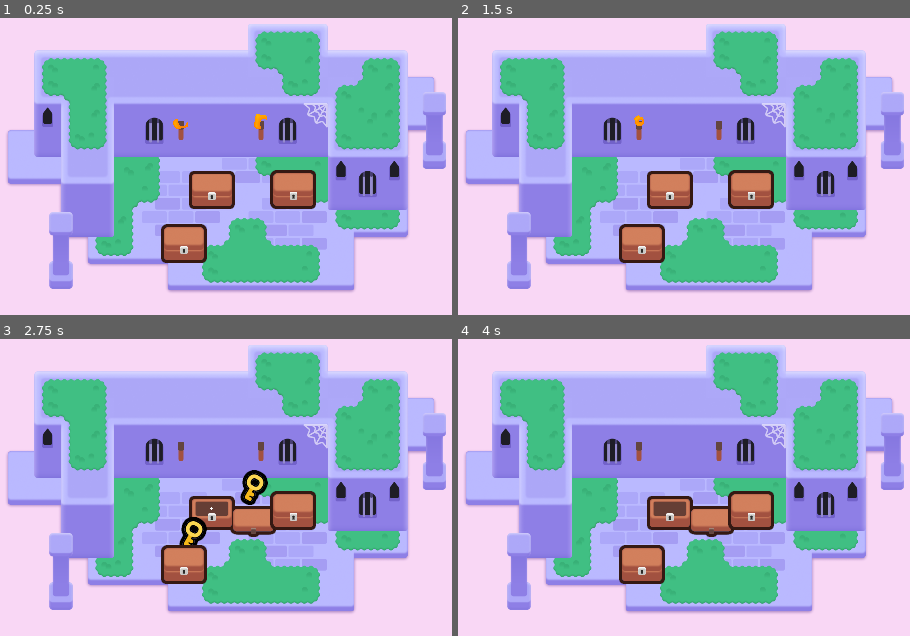
Above: before the commit, frames 1-4 (two rows, left to right).
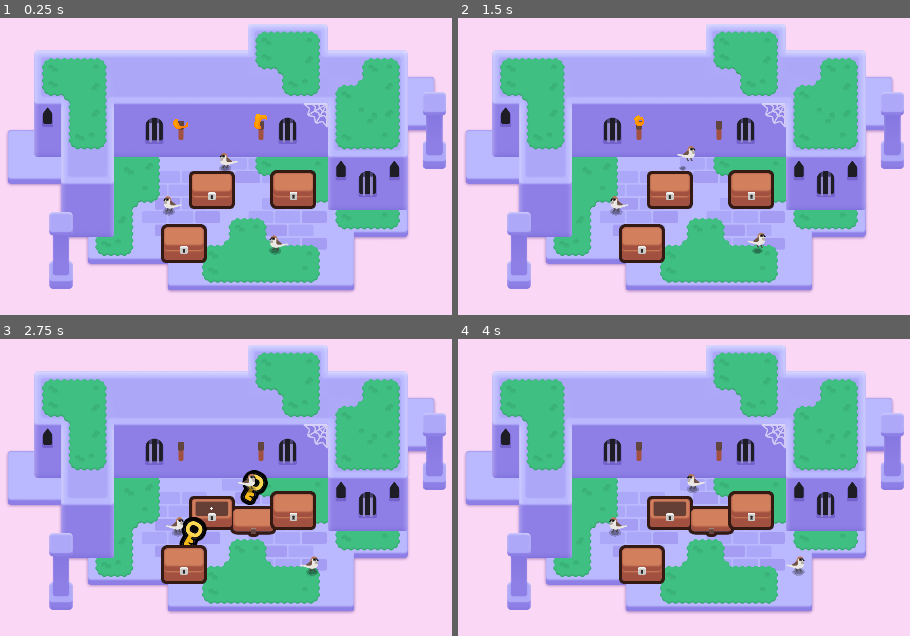
Above: after the commit, the same moments.

Repository: jonathanngkh/gdquest-jon
Game: Godot game, scene res://lessons/mini_dungeon.tscn
Same seed, same stepped clock (60 frames per second), same inputs: the game is played once before the commit and once after it.
Inputs (mouse positions are in pixels of both pictures, inside the frame that each line leads up to):
- Up to frame 1 (0.25 s): no input
- Up to frame 2 (1.5 s): tap Enter at 0.5 s; move the mouse to (720, 121) at 0.52 s; press the mouse at (720, 121) at 0.53 s; hold D (move_right) 0.53-1.28 s; tap Space at 0.77 s; move the mouse to (638, 121) at 1.27 s; release the mouse at (638, 121) at 1.28 s; hold S (move_down) from 1.28 s (still down); right-click (638, 121) at 1.35 s; click (638, 121) at 1.42 s
- Up to frame 3 (2.75 s): tap Space at 1.52, 2 s; move the mouse to (212, 511) at 2.02 s; release S (move_down) at 2.03 s; hold D (move_right) from 2.03 s (still down); tap Z at 2.1 s; click (212, 511) at 2.17 s
- Up to frame 4 (4 s): move the mouse to (711, 487) at 2.77 s; release D (move_right) at 2.78 s; hold W (move_up) 2.78-3.53 s; click (711, 487) at 2.85 s; tap Space at 3.02, 3.77 s; tap Enter at 3.5 s; move the mouse to (647, 535) at 3.52 s; hold A (move_left) from 3.53 s (still down); hold Right mouse button (right_click) from 3.53 s (still down); click (647, 535) at 3.67 s

The runs differ from the first frame. In frame 1, 0.4% of the frame differs, in the area x 36-64%, y 45-80%; in frame 2, 0.4%; in frame 3, 0.4%; in frame 4, 0.4%, in the area x 33-77%, y 45-80%.

Commit message:
bird movement done using lots of tweens

Diff:
--- /dev/null
+++ b/M06.looting_workbook/lessons/bird.gd
@@ -0,0 +1,49 @@
+extends Node2D
+
+@onready var sprite_2d: Sprite2D = $Sprite2D
+@onready var shadow: Sprite2D = $Shadow
+@onready var timer: Timer = $Timer
+
+var shadow_default_scale := Vector2(1.563, 0.977)
+
+# Called when the node enters the scene tree for the first time.
+func _ready() -> void:
+	timer.wait_time = randf_range(0.5, 1.5)
+	timer.timeout.connect(_on_timer_timeout)
+	timer.set_autostart(true)
+	timer.start()
+
+
+# Called every frame. 'delta' is the elapsed time since the previous frame.
+func _process(delta: float) -> void:
+	pass
+
+
+func _on_timer_timeout() -> void:
+	timer.wait_time = randf_range(0.5, 1.5)
+	var tween := create_tween()
+	tween.set_trans(Tween.TRANS_QUAD)
+	tween.play()
+
+	var random_jump_distance := randf_range(20, 40)
+	var random_direction = [-1, 1].pick_random()
+	if random_direction > 0:
+		sprite_2d.flip_h = true
+		#shadow.position.x = 13
+	else:
+		sprite_2d.flip_h = false
+		#shadow.position.x = 0
+
+	tween.tween_property(sprite_2d, "position:x", sprite_2d.position.x + random_jump_distance * random_direction, 0.2).set_ease(Tween.EASE_OUT)
+	tween = create_tween()
+	tween.tween_property(shadow, "position:x", sprite_2d.position.x + (random_jump_distance + 6) * random_direction, 0.2).set_ease(Tween.EASE_OUT)
+
+	tween = create_tween()
+	var jump_height := 20
+	tween.tween_property(sprite_2d, "position:y", sprite_2d.position.y - jump_height, 0.1).set_ease(Tween.EASE_IN)
+	tween.tween_property(sprite_2d, "position:y", sprite_2d.position.y, 0.1).set_ease(Tween.EASE_IN)
+
+	tween = create_tween()
+	var target_scale_multiplier = 0.5
+	tween.tween_property(shadow, "scale", shadow.scale * target_scale_multiplier, 0.1).set_ease(Tween.EASE_IN)
+	tween.tween_property(shadow, "scale", shadow_default_scale, 0.1).set_ease(Tween.EASE_IN)
--- /dev/null
+++ b/M06.looting_workbook/lessons/bird.tscn
@@ -0,0 +1,16 @@
+[gd_scene load_steps=4 format=3 uid="uid://fig527oon0kn"]
+
+[ext_resource type="Texture2D" uid="uid://bwhshkk62k3bh" path="res://assets/bird/sparrow.png" id="1_4nkhj"]
+[ext_resource type="Script" path="res://lessons/bird.gd" id="1_ssobt"]
+[ext_resource type="PackedScene" uid="uid://dnetm54guji21" path="res://assets/bird/shadow.tscn" id="2_nf4vt"]
+
+[node name="Bird" type="Node2D"]
+script = ExtResource("1_ssobt")
+
+[node name="Sprite2D" type="Sprite2D" parent="."]
+position = Vector2(7, -19)
+texture = ExtResource("1_4nkhj")
+
+[node name="Shadow" parent="." instance=ExtResource("2_nf4vt")]
+
+[node name="Timer" type="Timer" parent="."]
--- a/M06.looting_workbook/lessons/mini_dungeon.tscn
+++ b/M06.looting_workbook/lessons/mini_dungeon.tscn
@@ -7,6 +7,7 @@
 [ext_resource type="Texture2D" uid="uid://l0y1k1obencd" path="res://assets/dungeon/spider_web.png" id="5_ywba7"]
 [ext_resource type="PackedScene" uid="uid://eundh35r605v" path="res://assets/torch/torch.tscn" id="6_fokey"]
 [ext_resource type="PackedScene" uid="uid://c5nfqell6l6p0" path="res://lessons/chest.tscn" id="7_xb51y"]
+[ext_resource type="PackedScene" uid="uid://fig527oon0kn" path="res://lessons/bird.tscn" id="8_jrckk"]
 
 [sub_resource type="TileSetAtlasSource" id="TileSetAtlasSource_6s4s5"]
 texture = ExtResource("1_sym7n")
@@ -331,3 +332,12 @@
 
 [node name="Chest3" parent="." instance=ExtResource("7_xb51y")]
 position = Vector2(750, 275)
+
+[node name="Bird" parent="." instance=ExtResource("8_jrckk")]
+position = Vector2(706, 417)
+
+[node name="Bird2" parent="." instance=ExtResource("8_jrckk")]
+position = Vector2(586, 219)
+
+[node name="Bird3" parent="." instance=ExtResource("8_jrckk")]
+position = Vector2(451, 323)
Not shown: 1 places in M06.looting_workbook/lessons/mini_dungeon.tscn that only renumber resources
